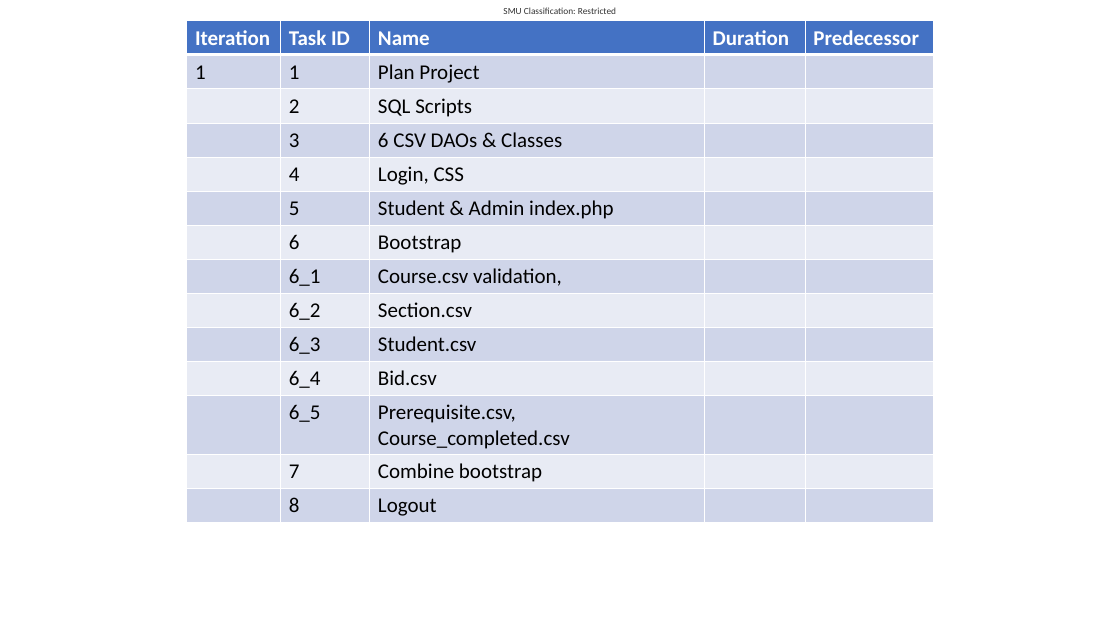
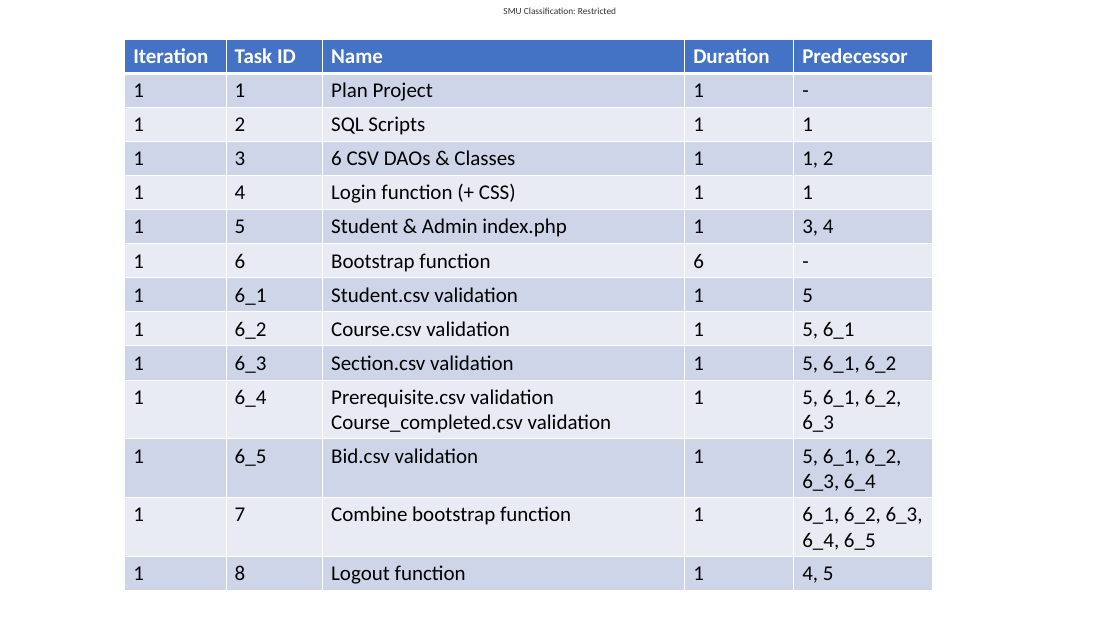
Before and after one commit to weichen-0/Bidding-Online-System, a slide deck: slide 1 of documents/schedule.pptx. Drawn at 1120x630 pixels with LibreOffice and Linux fonts; fonts in the diff are those of the drawing. Boxes give left, top, right and bottom in pixels: in the first picture for what was removed or moved away, otherwise in the second. Text is boxed around its words. In the diff, an @@ line names an element or a change of style, - is before the commit and + after.

```diff
--- a/documents/schedule.pptx
+++ b/documents/schedule.pptx
@@ table at bbox=[125, 39, 933, 591] @@
-row 2, column 4: 
+row 2, column 4: 1
-row 2, column 5: 
+row 2, column 5: -
-row 3:  | 2 | SQL Scripts |  | 
+row 3: 1 | 2 | SQL Scripts | 1 | 1
-row 4:  | 3 | 6 CSV DAOs & Classes |  | 
+row 4: 1 | 3 | 6 CSV DAOs & Classes | 1 | 1, 2
-row 5:  | 4 | Login, CSS |  | 
+row 5: 1 | 4 | Login function (+ CSS) | 1 | 1
-row 6:  | 5 | Student & Admin index.php |  | 
+row 6: 1 | 5 | Student & Admin index.php | 1 | 3, 4
-row 7:  | 6 | Bootstrap |  | 
+row 7: 1 | 6 | Bootstrap function | 6 | -
-row 8:  | 6_1 | Course.csv validation, |  | 
+row 8: 1 | 6_1 | Student.csv validation | 1 | 5
-row 9:  | 6_2 | Section.csv |  | 
+row 9: 1 | 6_2 | Course.csv validation | 1 | 5, 6_1
-row 10:  | 6_3 | Student.csv |  | 
+row 10: 1 | 6_3 | Section.csv validation | 1 | 5, 6_1, 6_2
-row 11:  | 6_4 | Bid.csv |  | 
+row 11: 1 | 6_4 | Prerequisite.csv validation Course_completed.csv validation | 1 | 5, 6_1, 6_2, 6_3
-row 12:  | 6_5 | Prerequisite.csv, Course_completed.csv |  | 
+row 12: 1 | 6_5 | Bid.csv validation | 1 | 5, 6_1, 6_2, 6_3, 6_4
-row 13:  | 7 | Combine bootstrap |  | 
+row 13: 1 | 7 | Combine bootstrap function | 1 | 6_1, 6_2, 6_3, 6_4, 6_5
-row 14:  | 8 | Logout |  | 
+row 14: 1 | 8 | Logout function | 1 | 4, 5
@@ table: place and size @@
-table at bbox=[187, 21, 933, 523]
+table at bbox=[125, 39, 933, 591]
```
Also in this commit, not shown: 1 other slide changed, 1 other file.
